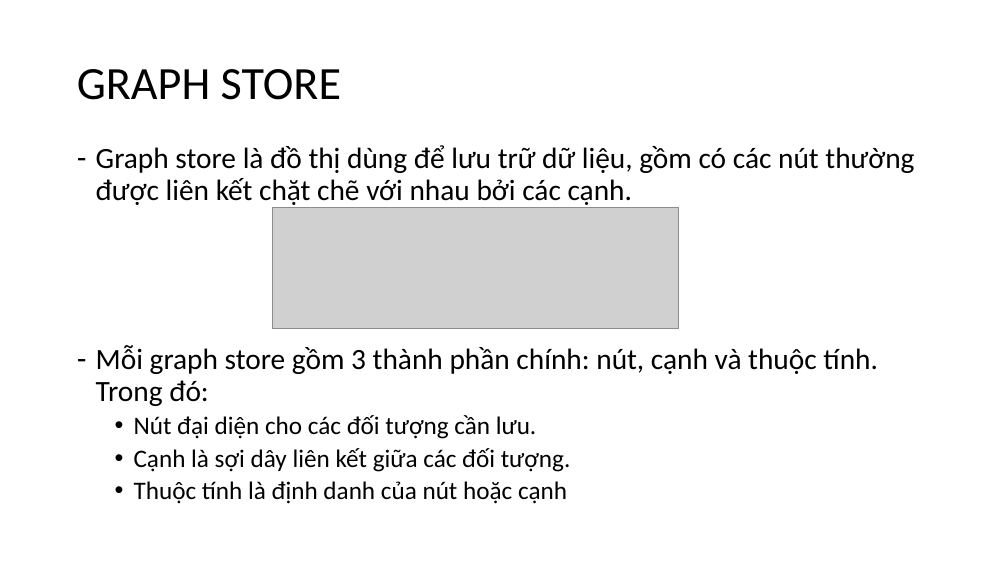
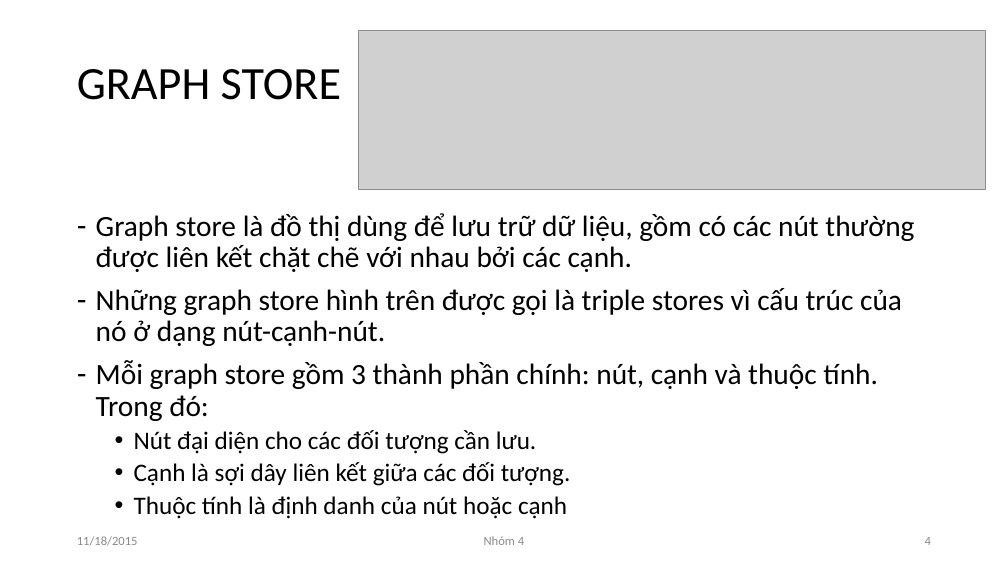
Before and after one commit to NguyenDucHoangLong/Group_4_HTTTHD, a slide deck: slide 4 of Document/Seminar/Slide/Slide_Nhóm 4.pptx. Drawn at 1008x567 pixels with LibreOffice and Linux fonts; fonts in the diff are those of the drawing; grey boxes stand for pictures. Boxes give left, top, right and bottom in pixels: in the first picture for what was removed or moved away, otherwise in the second. Text is boxed around its words. In the diff, an @@ line names an element or a change of style, - is before the commit and + after.

Commit message:
Xong phần graph store của Sỉ

```diff
--- a/Document/Seminar/Slide/Slide_Nhóm 4.pptx
+++ b/Document/Seminar/Slide/Slide_Nhóm 4.pptx
@@ picture added at [358, 30, 986, 190] @@
@@ text "Graph store là đồ thị ...": place and size @@
-text "Graph store là đồ thị ..." at [96, 145, 914, 504]
+text "Graph store là đồ thị ..." at [96, 213, 914, 519]
@@ picture removed at [273, 208, 678, 328] @@
@@ text at [96, 288, 902, 346]: paragraph added @@
+– Những graph store hình trên được gọi là triple stores vì cấu trúc của nó ở dạng nút-cạnh-nút.
@@ text added at [77, 536, 138, 546], 12 pt, text #8C8C8C @@
+11/18/2015
@@ text added at [484, 536, 524, 545], 12 pt, text #8C8C8C @@
+Nhóm 4
@@ page number added at [925, 537, 931, 545], 12 pt, text #8C8C8C @@
+4
```
Also in this commit, not shown: 63 other slides changed, 1 slide added.
